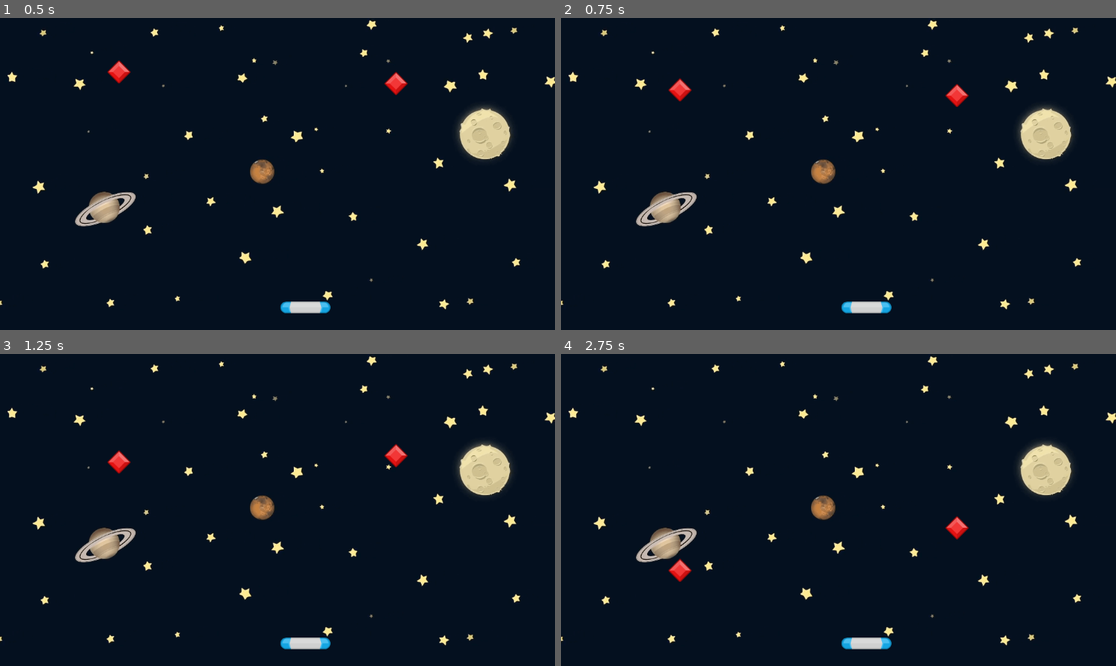
Above: before the commit, frames 1-4 (two rows, left to right).
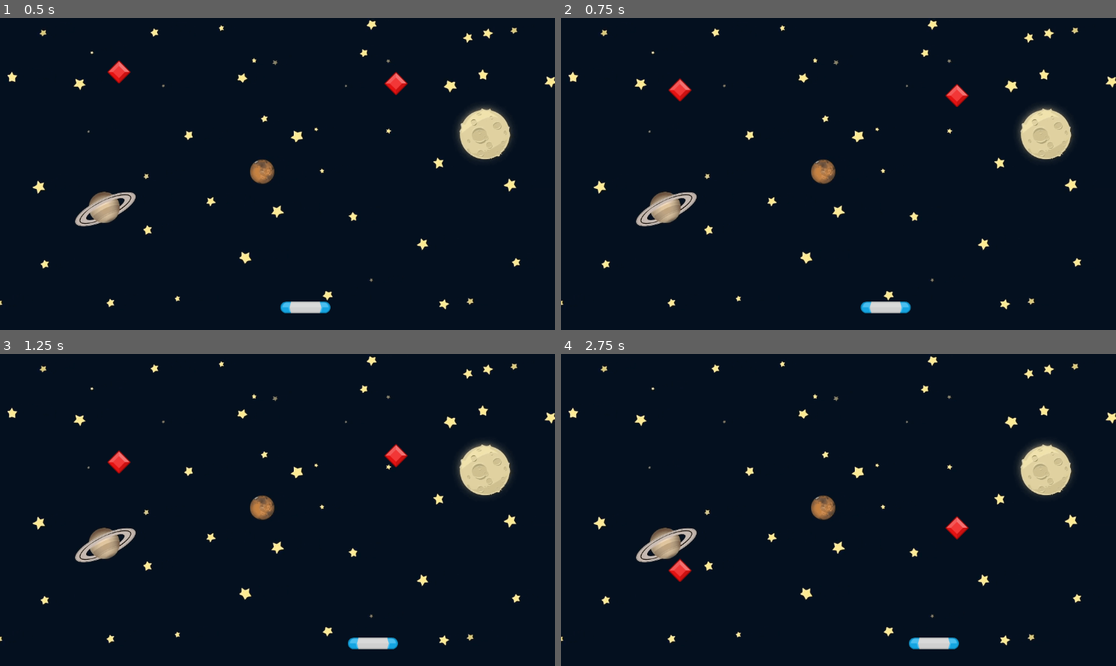
Above: after the commit, the same moments.

Repository: Babrakov/gem-catcher
Game: Godot game, scene res://scenes/game.tscn
Same seed, same stepped clock (60 frames per second), same inputs: the game is played once before the commit and once after it.
Inputs:
- Up to frame 1 (0.5 s): no input
- Up to frame 2 (0.75 s): hold Right (right, bound only after the commit) from 0.53 s (still down)
- Up to frame 3 (1.25 s): keep holding Right (right, bound only after the commit)
- Up to frame 4 (2.75 s): release Right (right, bound only after the commit) at 1.28 s; hold Left (left, bound only after the commit) 1.28-2.03 s; hold Right (right, bound only after the commit) from 2.03 s (still down)

Frame 1 is identical in both runs. In frame 2, 0.4% of the frame differs, in the area x 50-64%, y 90-95%; in frame 3, 0.7%, in the area x 50-72%, y 90-95%; in frame 4, 0.7%.

Commit message:
Moving the paddle

Diff:
--- a/project.godot
+++ b/project.godot
@@ -15,6 +15,19 @@
 config/features=PackedStringArray("4.3", "Mobile")
 config/icon="res://icon.svg"
 
+[input]
+
+left={
+"deadzone": 0.5,
+"events": [Object(InputEventKey,"resource_local_to_scene":false,"resource_name":"","device":-1,"window_id":0,"alt_pressed":false,"shift_pressed":false,"ctrl_pressed":false,"meta_pressed":false,"pressed":false,"keycode":0,"physical_keycode":4194319,"key_label":0,"unicode":0,"location":0,"echo":false,"script":null)
+]
+}
+right={
+"deadzone": 0.5,
+"events": [Object(InputEventKey,"resource_local_to_scene":false,"resource_name":"","device":-1,"window_id":0,"alt_pressed":false,"shift_pressed":false,"ctrl_pressed":false,"meta_pressed":false,"pressed":false,"keycode":0,"physical_keycode":4194321,"key_label":0,"unicode":0,"location":0,"echo":false,"script":null)
+]
+}
+
 [rendering]
 
 renderer/rendering_method="mobile"
--- /dev/null
+++ b/scenes/paddle.gd
@@ -0,0 +1,15 @@
+extends Area2D
+
+@export var speed: float = 200.0
+
+# Called when the node enters the scene tree for the first time.
+func _ready() -> void:
+	pass # Replace with function body.
+
+
+# Called every frame. 'delta' is the elapsed time since the previous frame.
+func _process(delta: float) -> void:
+	if Input.is_action_pressed("left"):
+		position.x -= speed * delta
+	elif Input.is_action_pressed("right"):
+		position.x += speed * delta
--- a/scenes/paddle.tscn
+++ b/scenes/paddle.tscn
@@ -1,5 +1,6 @@
-[gd_scene load_steps=3 format=3 uid="uid://cfifqry00riuh"]
+[gd_scene load_steps=4 format=3 uid="uid://cfifqry00riuh"]
 
+[ext_resource type="Script" path="res://scenes/paddle.gd" id="1_058ye"]
 [ext_resource type="Texture2D" uid="uid://rkfjj5vfv6lj" path="res://assets/paddleBlu.png" id="1_mjh5x"]
 
 [sub_resource type="CapsuleShape2D" id="CapsuleShape2D_wn0xn"]
@@ -7,6 +8,7 @@
 height = 104.0
 
 [node name="Paddle" type="Area2D"]
+script = ExtResource("1_058ye")
 
 [node name="Sprite2D" type="Sprite2D" parent="."]
 texture = ExtResource("1_mjh5x")
